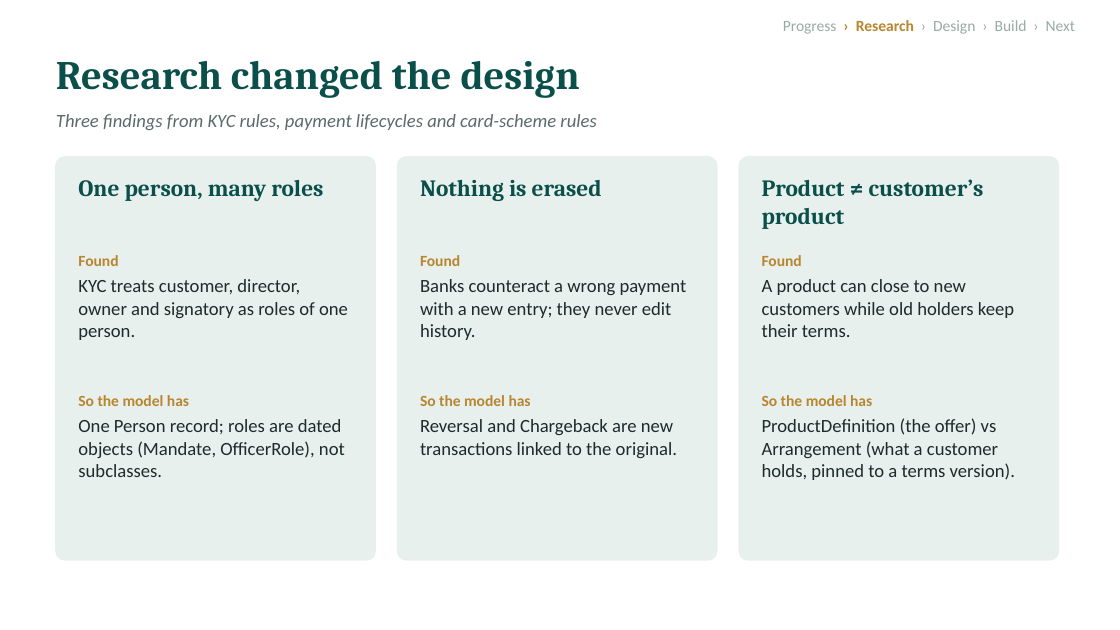
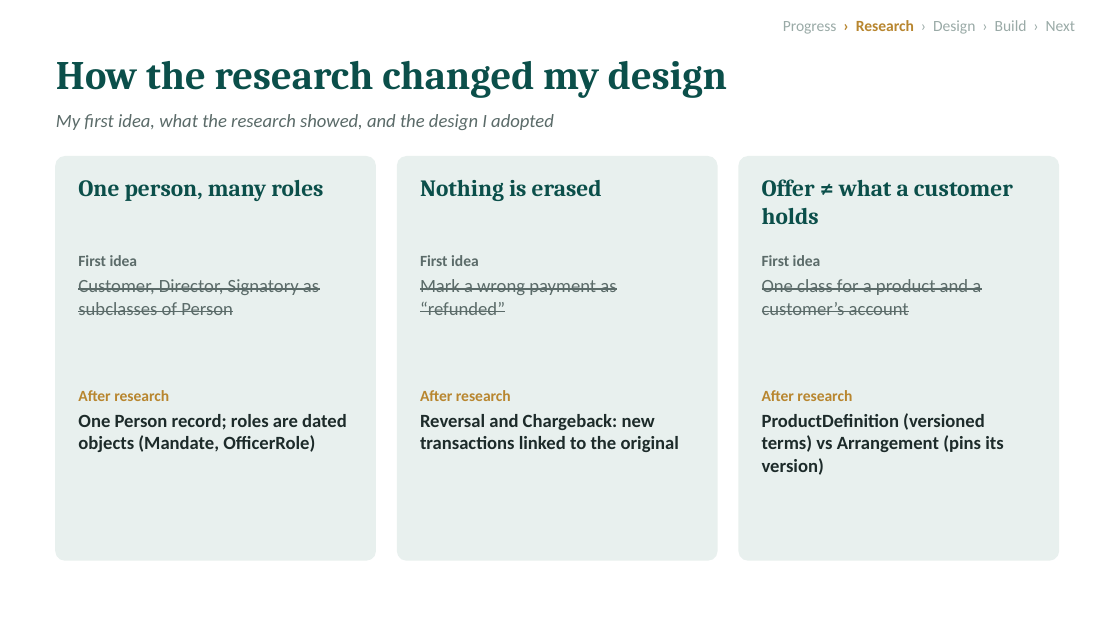
Before and after one commit to l255668-hash/commercial-banking, a slide deck: slide 4 of docs/Progress_Presentation_1.pptx (slide 3 before the commit). Drawn at 1120x630 pixels with LibreOffice and Linux fonts; fonts in the diff are those of the drawing. Boxes give left, top, right and bottom in pixels: in the first picture for what was removed or moved away, otherwise in the second. Text is boxed around its words. In the diff, an @@ line names an element or a change of style, - is before the commit and + after.

```diff
--- a/docs/Progress_Presentation_1.pptx
+++ b/docs/Progress_Presentation_1.pptx
@@ text at <box>56,61,727,98</box>: text changed @@
-Research changed the design
+How the research changed my design
@@ text at <box>56,114,554,130</box>: text changed @@
-Three findings from KYC rules, payment lifecycles and card-scheme rules
+My first idea, what the research showed, and the design I adopted
@@ text at <box>762,179,1013,224</box>: text changed @@
-Product ≠ customer’s product
+Offer ≠ what a customer holds
@@ text at <box>78,255,138,266</box>: text changed; text colour #B8862F to #5B6B69 @@
-Found
+First idea
@@ text at <box>420,255,479,266</box>: text changed; text colour #B8862F to #5B6B69 @@
-Found
+First idea
@@ text at <box>762,255,821,266</box>: text changed; text colour #B8862F to #5B6B69 @@
-Found
+First idea
@@ text at <box>78,279,319,315</box>: text changed; text colour #1D2B2A to #5B6B69 @@
-KYC treats customer, director, owner and signatory as roles of one person.
+Customer, Director, Signatory as subclasses of Person
@@ text at <box>420,279,616,315</box>: text changed; text colour #1D2B2A to #5B6B69 @@
-Banks counteract a wrong payment with a new entry; they never edit history.
+Mark a wrong payment as “refunded”
@@ text at <box>762,279,981,315</box>: text changed; text colour #1D2B2A to #5B6B69 @@
-A product can close to new customers while old holders keep their terms.
+One class for a product and a customer’s account
@@ text at <box>78,414,347,452</box>: text changed; bold on @@
-One Person record; roles are dated objects (Mandate, OfficerRole), not subclasses.
+One Person record; roles are dated objects (Mandate, OfficerRole)
@@ text at <box>78,390,169,401</box>: text changed @@
-So the model has
+After research
@@ text at <box>420,414,679,452</box>: text changed; bold on @@
-Reversal and Chargeback are new transactions linked to the original.
+Reversal and Chargeback: new transactions linked to the original
@@ text at <box>420,390,511,401</box>: text changed @@
-So the model has
+After research
@@ text at <box>762,413,1003,475</box>: text changed; bold on @@
-ProductDefinition (the offer) vs Arrangement (what a customer holds, pinned to a terms version).
+ProductDefinition (versioned terms) vs Arrangement (pins its version)
@@ text at <box>762,390,852,401</box>: text changed @@
-So the model has
+After research
```
Also in this commit, not shown: 5 other slides changed, 2 slides added, 1 slide removed, 12 other files.
